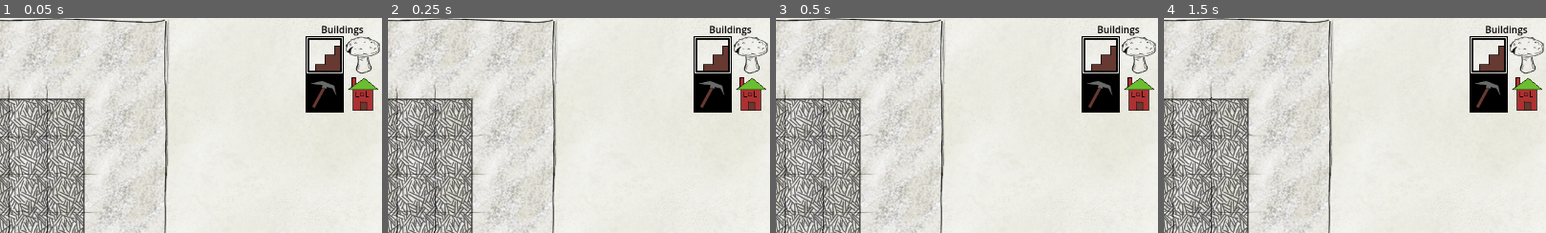
Above: before the commit, frames 1-4 (left to right).
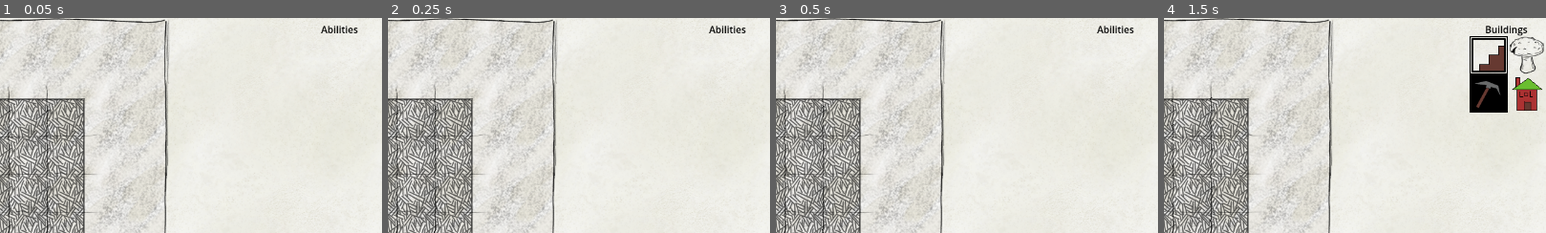
Above: after the commit, the same moments.

Repository: e-lain/MinesweeperDwarves
Game: Godot game, scene res://Main.tscn
Two runs of this game, one before a commit and one after it. Both use one fixed random seed, a clock stepped at 60 frames per second and the inputs below.
Inputs:
- Up to frame 1 (0.05 s): no input
- Up to frame 2 (0.25 s): no input
- Up to frame 3 (0.5 s): no input
- Up to frame 4 (1.5 s): click "To Build Mode" at 0.5 s; click "To Build Mode" at 1.25 s
The pictures show only the part of the screen within x 50-100%, y 5-55%; the shares and areas given below are measured in that part.

The runs differ from the first frame. In frame 1, 4.2% of the frame differs, in the area x 80-100%, y 3-44%; in frame 2, 4.2%; in frame 3, 4.2%; in frame 4, nothing differs.

Commit message:
Building menu now only shows in build mode. Ability bar only shows during minesweeper mode

Diff:
--- a/AbilityMenu.gd
+++ b/AbilityMenu.gd
@@ -8,7 +8,7 @@
 
 # Called every frame. 'delta' is the elapsed time since the previous frame.
 func _process(delta):
-	if get_parent().build_mode:
+	if get_parent().get_parent().build_mode:
 		hide()
 	else:
 		show()
--- a/BuildMenu.gd
+++ b/BuildMenu.gd
@@ -8,7 +8,7 @@
 
 # Called every frame. 'delta' is the elapsed time since the previous frame.
 func _process(delta):
-	if get_parent().build_mode:
+	if get_parent().get_parent().build_mode:
 		show()
 	else:
 		hide()
--- a/Main.tscn
+++ b/Main.tscn
@@ -1,12 +1,14 @@
-[gd_scene load_steps=8 format=3 uid="uid://iqvlmmwy7d46"]
+[gd_scene load_steps=10 format=3 uid="uid://iqvlmmwy7d46"]
 
 [ext_resource type="Script" path="res://Main.gd" id="1_t2km6"]
-[ext_resource type="Theme" path="res://UI.tres" id="2_b2qml"]
+[ext_resource type="Theme" uid="uid://dyrton3joryca" path="res://UI.tres" id="2_b2qml"]
 [ext_resource type="PackedScene" uid="uid://dmmp1otl8dakg" path="res://Buildings/ToolbarBuilding.tscn" id="3_22qjw"]
 [ext_resource type="Texture2D" uid="uid://c5ocuxxxsbgne" path="res://Assets/UI/UIMapBackgroundAndBorder.png" id="3_c74ye"]
+[ext_resource type="Script" path="res://BuildMenu.gd" id="4_4yfy1"]
 [ext_resource type="PackedScene" uid="uid://lykhjbqcmwof" path="res://Buildings/ToolbarStaircase.tscn" id="4_xtd47"]
-[ext_resource type="PackedScene" path="res://Buildings/ToolbarQuarry.tscn" id="5_6wo4m"]
-[ext_resource type="PackedScene" path="res://Buildings/ToolbarHouse.tscn" id="6_8mp50"]
+[ext_resource type="PackedScene" uid="uid://beb8hfwwuwf7y" path="res://Buildings/ToolbarQuarry.tscn" id="5_6wo4m"]
+[ext_resource type="PackedScene" uid="uid://drqyga44lndxq" path="res://Buildings/ToolbarHouse.tscn" id="6_8mp50"]
+[ext_resource type="Script" path="res://AbilityMenu.gd" id="9_3lmso"]
 
 [node name="Main" type="Node2D"]
 script = ExtResource("1_t2km6")
@@ -66,35 +68,61 @@
 horizontal_alignment = 1
 vertical_alignment = 1
 
-[node name="Label" type="Label" parent="CanvasLayer/UI"]
+[node name="BuildMenu" type="Control" parent="CanvasLayer"]
+visible = false
+layout_mode = 3
+anchors_preset = 0
+offset_right = 40.0
+offset_bottom = 40.0
+theme = ExtResource("2_b2qml")
+script = ExtResource("4_4yfy1")
+
+[node name="Staircase" parent="CanvasLayer/BuildMenu" instance=ExtResource("4_xtd47")]
+position = Vector2(1152, 64)
+
+[node name="Building" parent="CanvasLayer/BuildMenu" instance=ExtResource("3_22qjw")]
+position = Vector2(1216, 64)
+
+[node name="Quarry" parent="CanvasLayer/BuildMenu" instance=ExtResource("5_6wo4m")]
+position = Vector2(1152, 128)
+
+[node name="House" parent="CanvasLayer/BuildMenu" instance=ExtResource("6_8mp50")]
+position = Vector2(1216, 128)
+
+[node name="Label" type="Label" parent="CanvasLayer/BuildMenu"]
 layout_mode = 0
-offset_left = 1177.0
-offset_top = 40.0
-offset_right = 1248.0
-offset_bottom = 66.0
+offset_left = 1178.0
+offset_top = 41.0
+offset_right = 1249.0
+offset_bottom = 67.0
 text = "Buildings"
 
-[node name="Tooltip" type="Label" parent="CanvasLayer/UI"]
+[node name="Tooltip" type="Label" parent="CanvasLayer/BuildMenu"]
 visible = false
 layout_mode = 2
-offset_left = 848.0
-offset_right = 1111.0
-offset_bottom = 104.0
+offset_left = 849.0
+offset_top = 1.0
+offset_right = 1112.0
+offset_bottom = 105.0
 text = "Test Building
 Cost - blah
 
 Wow this is a building, pretty neat"
 
-[node name="Staircase" parent="CanvasLayer/UI" instance=ExtResource("4_xtd47")]
-position = Vector2(1151, 63)
+[node name="AbilityMenu" type="Control" parent="CanvasLayer"]
+layout_mode = 3
+anchors_preset = 0
+offset_right = 40.0
+offset_bottom = 40.0
+theme = ExtResource("2_b2qml")
+script = ExtResource("9_3lmso")
 
-[node name="Building" parent="CanvasLayer/UI" instance=ExtResource("3_22qjw")]
-position = Vector2(1215, 63)
-
-[node name="Quarry" parent="CanvasLayer/UI" instance=ExtResource("5_6wo4m")]
-position = Vector2(1151, 127)
-
-[node name="House" parent="CanvasLayer/UI" instance=ExtResource("6_8mp50")]
-position = Vector2(1215, 127)
+[node name="Label" type="Label" parent="CanvasLayer/AbilityMenu"]
+layout_mode = 0
+offset_left = 1178.0
+offset_top = 41.0
+offset_right = 1249.0
+offset_bottom = 67.0
+text = "Abilities"
 
 [connection signal="pressed" from="CanvasLayer/UI/EndLevelBtn" to="." method="_on_end_level_btn_pressed"]
